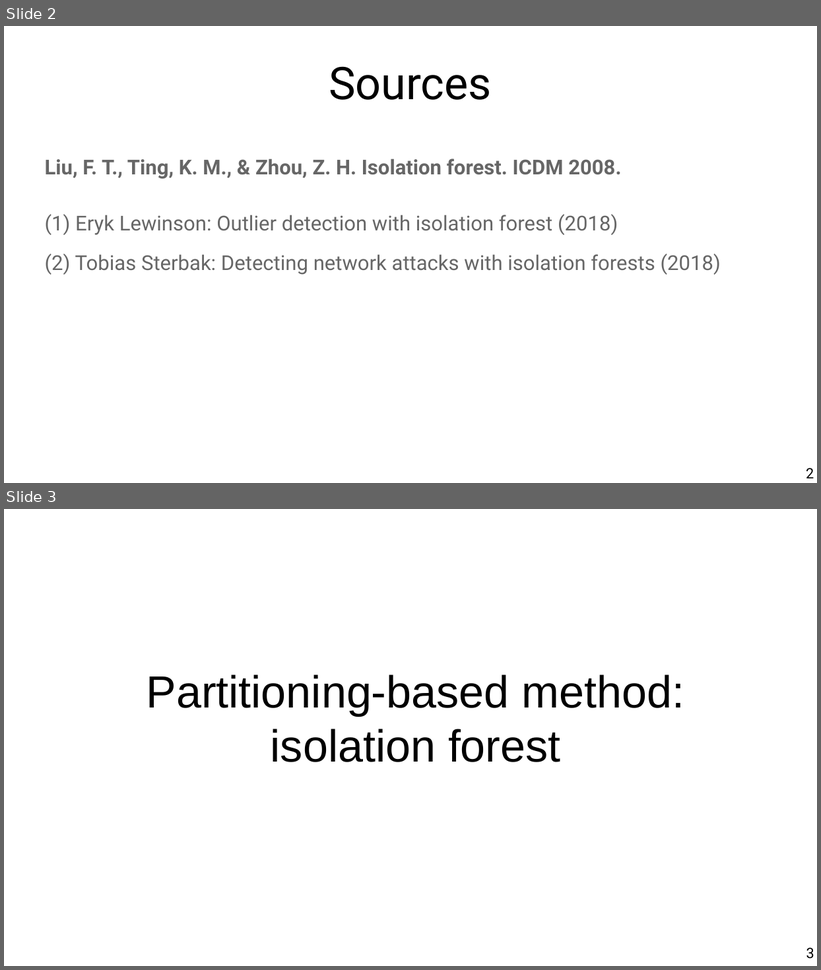
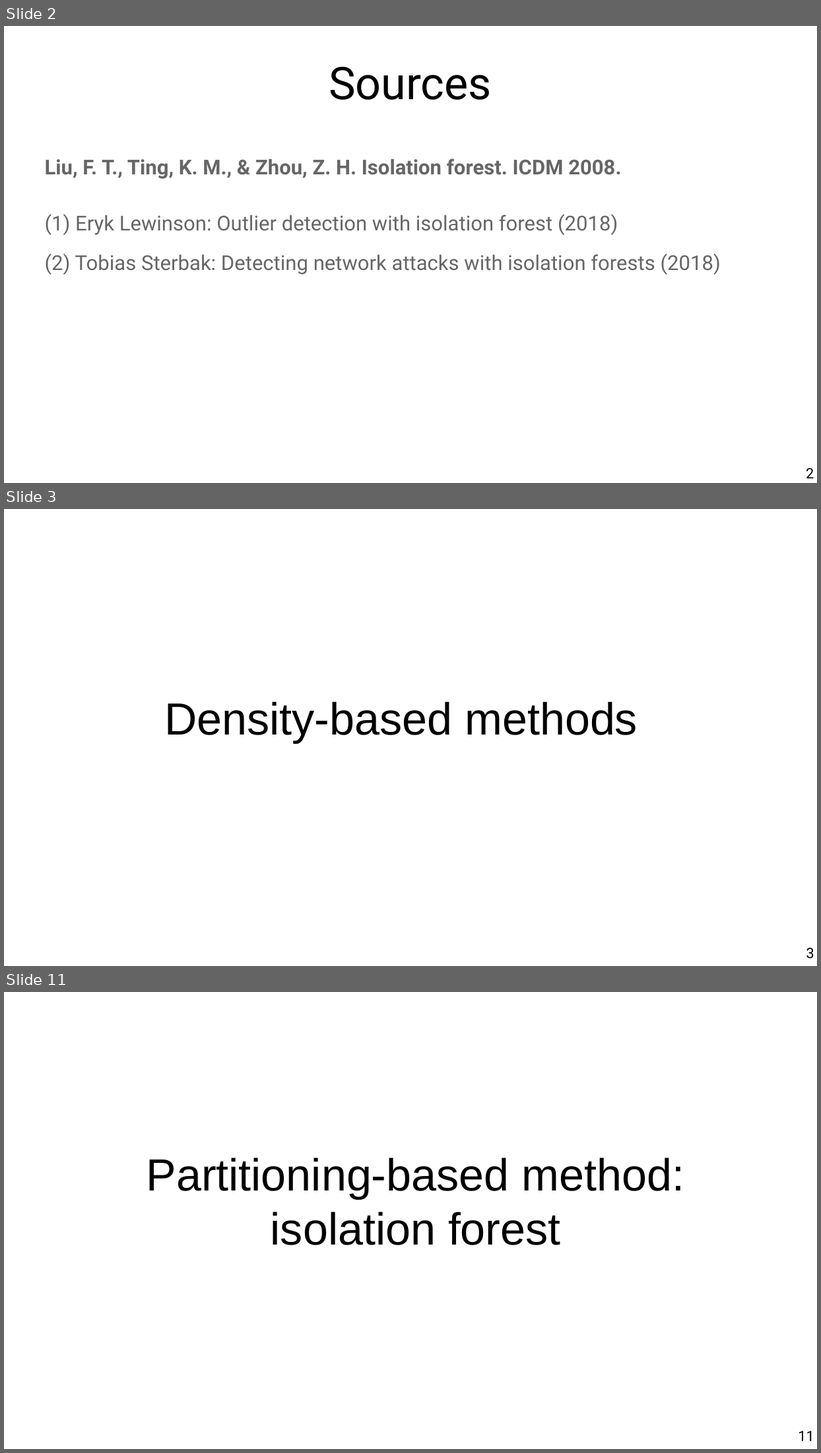
Before and after one commit to chatox/data-mining-course, a slide deck: theory/odp/tt21_outliers_isolation.odp. Shown one above the other, each under a label of ours: slides 2 and 3 before the commit, slides 2, 3 and 11 after it; the slides between them are not shown. The pictures are 821x970 and 821x1453 pixels, drawn with LibreOffice and Linux fonts; fonts in the diff are those of the drawing. Boxes give left, top, right and bottom in pixels: in the first picture for what was removed or moved away, otherwise in the second. Text is boxed around its words. In the diff, an @@ line names an element or a change of style, - is before the commit and + after.

```diff
--- a/theory/odp/tt21_outliers_isolation.odp
+++ b/theory/odp/tt21_outliers_isolation.odp
@@ slide 3 added at (x1=4, y1=509, x2=817, y2=966), background #FFFFFF @@
@@ title added at (x1=164, y1=702, x2=638, y2=743), 44 pt, text #000000 @@
+Density-based methods
@@ page number added at (x1=807, y1=948, x2=814, y2=959), 14 pt, text #000000 @@
+3
@@ what was slide 3 is now slide 11 @@
@@ page number at (x1=798, y1=1431, x2=814, y2=1441): text changed @@
-3
+11
```
Also in this commit, not shown: 11 slides changed, 8 other slides added, 1 slide removed, 2 other files.
